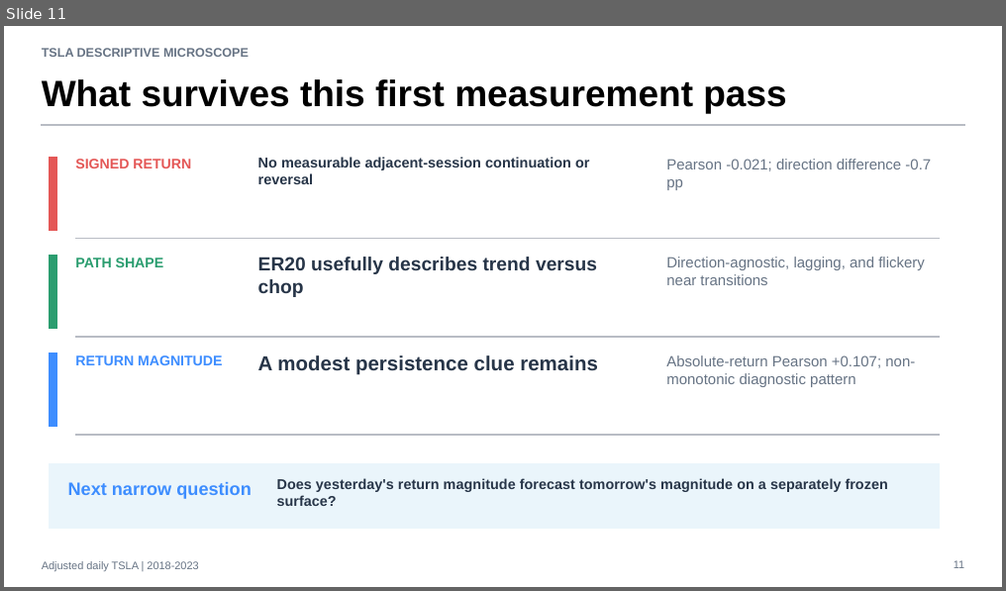
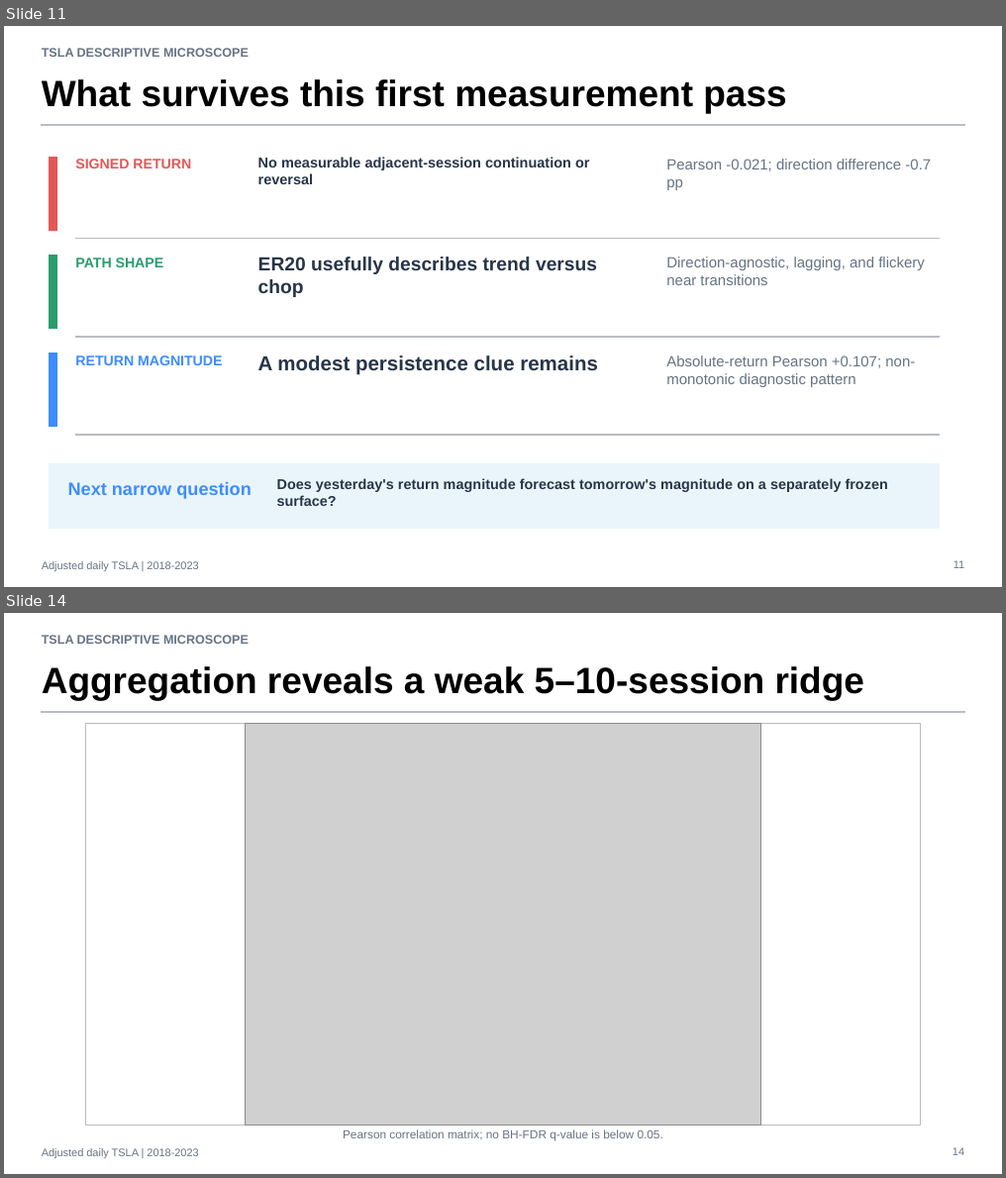
Before and after one commit to Francisc0Franc0/Time-Series-Modeling-Gen5, a slide deck: operator_hypothesis_lab/presentations/tsla_descriptive_microscope_evidence.pptx. Shown one above the other, each under a label of ours: slide 11 before the commit, slides 11 and 14 after it; the slides between them are not shown. The pictures are 1006x591 and 1006x1178 pixels, drawn with LibreOffice and Linux fonts; fonts in the diff are those of the drawing; grey boxes stand for pictures. Boxes give left, top, right and bottom in pixels: in the first picture for what was removed or moved away, otherwise in the second. Text is boxed around its words. In the diff, an @@ line names an element or a change of style, - is before the commit and + after.

Commit message:
Explore TSLA cumulative return horizon grid

```diff
--- a/operator_hypothesis_lab/presentations/tsla_descriptive_microscope_evidence.pptx
+++ b/operator_hypothesis_lab/presentations/tsla_descriptive_microscope_evidence.pptx
@@ slide 14 added at box(4, 613, 1002, 1174), background #FFFFFF @@
@@ text added at box(42, 635, 249, 644), 12 pt, text #667384, bold @@
+TSLA DESCRIPTIVE MICROSCOPE
@@ text added at box(42, 666, 864, 700), 35.2 pt, text #000000, bold @@
+Aggregation reveals a weak 5–10-session ridge
@@ rectangle added at box(42, 711, 964, 713), fill #B8BCC4, outline #B8BCC4 0 pt @@
@@ rectangle added at box(85, 724, 921, 1125), fill #FFFFFF, outline #B8BCC4 0.75 pt @@
@@ picture added at box(245, 724, 761, 1125) @@
@@ text added at box(343, 1130, 663, 1142), 11.2 pt, text #667384 @@
+Pearson correlation matrix; no BH-FDR q-value is below 0.05.
@@ text added at box(42, 1149, 198, 1158), 10.5 pt, text #667384 @@
+Adjusted daily TSLA | 2018-2023
@@ text added at box(952, 1148, 964, 1156), 10.5 pt, text #667384 @@
+14
```
Also in this commit, not shown: 5 other slides added, 5 other files.
